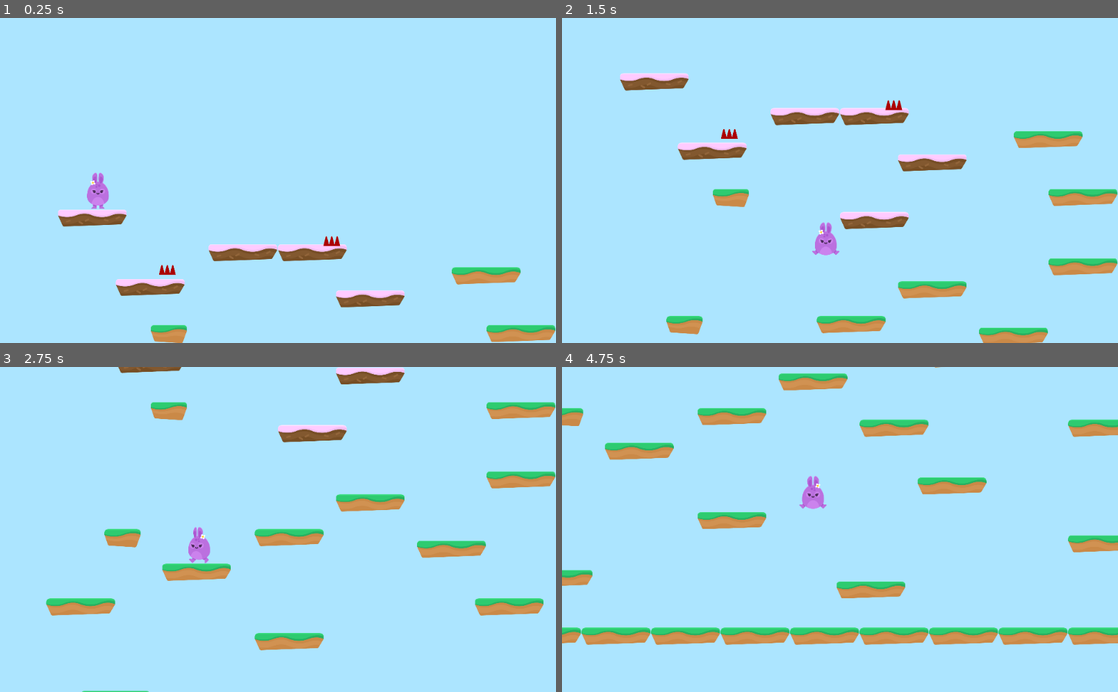
Above: before the commit, frames 1-4 (two rows, left to right).
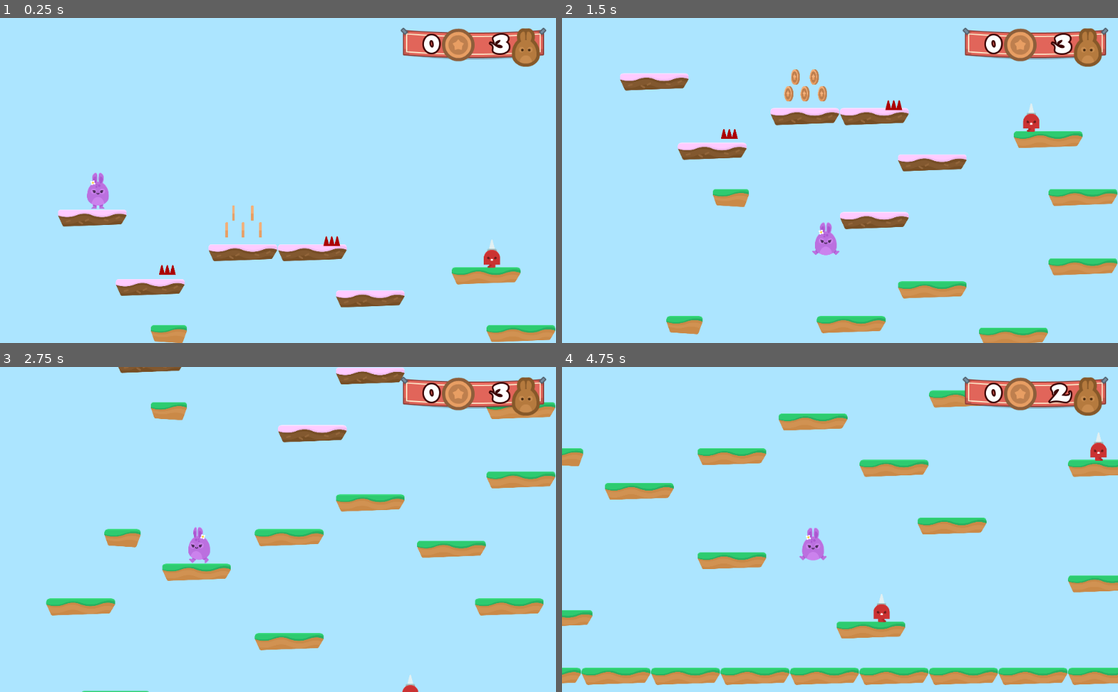
Above: after the commit, the same moments.

Repository: dmitryr117/godot_hoppydays
Game: Godot game, scene res://Levels/Level01.tscn
Two runs of this game, one before a commit and one after it. Both use one fixed random seed, a clock stepped at 60 frames per second and the inputs below.
Inputs:
- Up to frame 1 (0.25 s): no input
- Up to frame 2 (1.5 s): hold D (right) from 0.53 s (still down); tap Space (jump) at 0.77 s
- Up to frame 3 (2.75 s): tap Space (jump) at 1.52 s; release D (right) at 2.03 s; hold A (left) from 2.03 s (still down)
- Up to frame 4 (4.75 s): release A (left) at 2.78 s; hold D (right) 2.78-4.28 s; tap Space (jump) at 3.02, 3.77, 4.52 s; hold A (left) from 4.28 s (still down)

The runs differ from the first frame. In frame 1, 2.6% of the frame differs, in the area x 40-99%, y 2-77%; in frame 2, 2.8%; in frame 3, 2.3%; in frame 4, 24%, in the area x 0-100%, y 0-98%.

Commit message:
Prototype with randomized NPC movement

Diff:
--- /dev/null
+++ b/GUI/GUI.gd
@@ -0,0 +1,10 @@
+extends CanvasLayer
+
+func _ready():
+	pass
+
+func update_lives(lives):
+	$Control/TextureRect/HBoxContainer/LifeCount.text = str(lives)
+
+func update_coins(coins):
+	$Control/TextureRect/HBoxContainer/CoinCount.text = str(coins)
--- /dev/null
+++ b/GUI/GUI.tscn
@@ -0,0 +1,80 @@
+[gd_scene load_steps=7 format=2]
+
+[ext_resource path="res://GFX/HUD/coin_bronze.png" type="Texture" id=1]
+[ext_resource path="res://Fonts/candles_.ttf" type="DynamicFontData" id=2]
+[ext_resource path="res://GFX/HUD/lifes.png" type="Texture" id=3]
+[ext_resource path="res://GFX/HUD/bannerHanging.png" type="Texture" id=4]
+[ext_resource path="res://GUI/GUI.gd" type="Script" id=5]
+
+[sub_resource type="DynamicFont" id=1]
+size = 45
+outline_size = 3
+outline_color = Color( 0.227451, 0, 0, 1 )
+use_filter = true
+font_data = ExtResource( 2 )
+
+[node name="GUI" type="CanvasLayer" groups=[
+"GUI",
+]]
+script = ExtResource( 5 )
+
+[node name="Control" type="Control" parent="."]
+anchor_right = 1.0
+anchor_bottom = 1.0
+__meta__ = {
+"_edit_use_anchors_": false
+}
+
+[node name="TextureRect" type="TextureRect" parent="Control"]
+anchor_left = 1.0
+anchor_right = 1.0
+margin_left = -286.0
+margin_top = 18.0
+margin_bottom = 59.0
+texture = ExtResource( 4 )
+__meta__ = {
+"_edit_use_anchors_": false
+}
+
+[node name="HBoxContainer" type="HBoxContainer" parent="Control/TextureRect"]
+anchor_right = 1.0
+anchor_bottom = 1.0
+margin_left = 12.0
+margin_top = 0.826614
+margin_right = -30.0
+margin_bottom = 12.8266
+alignment = 1
+__meta__ = {
+"_edit_use_anchors_": false
+}
+
+[node name="CoinCount" type="Label" parent="Control/TextureRect/HBoxContainer"]
+margin_top = 6.0
+margin_right = 60.0
+margin_bottom = 64.0
+size_flags_horizontal = 3
+custom_fonts/font = SubResource( 1 )
+text = "0"
+align = 2
+
+[node name="CoinIcon" type="TextureRect" parent="Control/TextureRect/HBoxContainer"]
+margin_left = 64.0
+margin_right = 124.0
+margin_bottom = 71.0
+texture = ExtResource( 1 )
+
+[node name="LifeCount" type="Label" parent="Control/TextureRect/HBoxContainer"]
+margin_left = 128.0
+margin_top = 6.0
+margin_right = 188.0
+margin_bottom = 64.0
+size_flags_horizontal = 3
+custom_fonts/font = SubResource( 1 )
+text = "0"
+align = 2
+
+[node name="LifeIcon" type="TextureRect" parent="Control/TextureRect/HBoxContainer"]
+margin_left = 192.0
+margin_right = 244.0
+margin_bottom = 71.0
+texture = ExtResource( 3 )
--- a/Hazards/Hazards.gd
+++ b/Hazards/Hazards.gd
@@ -1,5 +1,5 @@
 extends Area2D
 
 func _on_SpikeTop_body_entered(body):
-	print('Entered zone')
-	body.hurt()
+	#body.hurt()
+	get_tree().call_group("Gamestate", "hurt")
--- /dev/null
+++ b/Items/Coin.gd
@@ -0,0 +1,13 @@
+extends Node2D
+
+var taken = false
+
+func _on_Area2D_body_entered(body):
+	if not taken:
+		taken = true
+		$AnimationPlayer.play("Die")
+		$AudioStreamPlayer2D.play()
+		get_tree().call_group("Gamestate", "coin_up")
+
+func die():
+	queue_free()
--- /dev/null
+++ b/Items/Coin.tscn
@@ -0,0 +1,72 @@
+[gd_scene load_steps=10 format=2]
+
+[ext_resource path="res://SFX/coin_SFX.wav" type="AudioStream" id=1]
+[ext_resource path="res://GFX/Items/bronze_4.png" type="Texture" id=2]
+[ext_resource path="res://GFX/Items/bronze_1.png" type="Texture" id=3]
+[ext_resource path="res://GFX/Items/bronze_3.png" type="Texture" id=4]
+[ext_resource path="res://GFX/Items/bronze_2.png" type="Texture" id=5]
+[ext_resource path="res://Items/Coin.gd" type="Script" id=6]
+
+[sub_resource type="SpriteFrames" id=1]
+animations = [ {
+"frames": [ ExtResource( 3 ), ExtResource( 5 ), ExtResource( 4 ), ExtResource( 2 ), ExtResource( 4 ), ExtResource( 5 ) ],
+"loop": true,
+"name": "spin",
+"speed": 9.0
+} ]
+
+[sub_resource type="CircleShape2D" id=2]
+radius = 42.5478
+
+[sub_resource type="Animation" id=3]
+resource_name = "Die"
+length = 0.5
+tracks/0/type = "value"
+tracks/0/path = NodePath(".:scale")
+tracks/0/interp = 1
+tracks/0/loop_wrap = true
+tracks/0/imported = false
+tracks/0/enabled = true
+tracks/0/keys = {
+"times": PoolRealArray( 0, 0.2, 0.5 ),
+"transitions": PoolRealArray( 1, 1, 1 ),
+"update": 0,
+"values": [ Vector2( 1, 1 ), Vector2( 1.5, 1.5 ), Vector2( 0.01, 0.01 ) ]
+}
+tracks/1/type = "method"
+tracks/1/path = NodePath(".")
+tracks/1/interp = 1
+tracks/1/loop_wrap = true
+tracks/1/imported = false
+tracks/1/enabled = true
+tracks/1/keys = {
+"times": PoolRealArray( 0.5 ),
+"transitions": PoolRealArray( 1 ),
+"values": [ {
+"args": [  ],
+"method": "die"
+} ]
+}
+
+[node name="Coin" type="Node2D"]
+script = ExtResource( 6 )
+
+[node name="AnimatedSprite" type="AnimatedSprite" parent="."]
+frames = SubResource( 1 )
+animation = "spin"
+frame = 1
+playing = true
+
+[node name="Area2D" type="Area2D" parent="."]
+collision_layer = 8
+
+[node name="CollisionShape2D" type="CollisionShape2D" parent="Area2D"]
+shape = SubResource( 2 )
+
+[node name="AudioStreamPlayer2D" type="AudioStreamPlayer2D" parent="."]
+stream = ExtResource( 1 )
+volume_db = -4.0
+
+[node name="AnimationPlayer" type="AnimationPlayer" parent="."]
+anims/Die = SubResource( 3 )
+[connection signal="body_entered" from="Area2D" to="." method="_on_Area2D_body_entered"]
--- /dev/null
+++ b/Items/JumpPad.gd
@@ -0,0 +1,5 @@
+extends Area2D
+
+func _on_JumpPad_body_entered(body):
+	$AnimationPlayer.play("boost")
+	body.boost()
--- /dev/null
+++ b/Items/JumpPad.tscn
@@ -0,0 +1,56 @@
+[gd_scene load_steps=8 format=2]
+
+[ext_resource path="res://GFX/Items/spring_in.png" type="Texture" id=1]
+[ext_resource path="res://GFX/Items/spring.png" type="Texture" id=2]
+[ext_resource path="res://GFX/Items/spring_out.png" type="Texture" id=3]
+[ext_resource path="res://Items/JumpPad.gd" type="Script" id=4]
+
+[sub_resource type="SpriteFrames" id=1]
+animations = [ {
+"frames": [ ExtResource( 2 ), ExtResource( 1 ) ],
+"loop": true,
+"name": "default",
+"speed": 1.5
+}, {
+"frames": [ ExtResource( 1 ), ExtResource( 3 ) ],
+"loop": false,
+"name": "Boost",
+"speed": 3.0
+} ]
+
+[sub_resource type="RectangleShape2D" id=2]
+extents = Vector2( 71.7992, 34.8941 )
+
+[sub_resource type="Animation" id=3]
+resource_name = "boost"
+length = 2.0
+tracks/0/type = "value"
+tracks/0/path = NodePath("AnimatedSprite:animation")
+tracks/0/interp = 1
+tracks/0/loop_wrap = true
+tracks/0/imported = false
+tracks/0/enabled = true
+tracks/0/keys = {
+"times": PoolRealArray( 0, 1.3, 1.6 ),
+"transitions": PoolRealArray( 1, 1, 1 ),
+"update": 1,
+"values": [ "Boost", "Boost", "default" ]
+}
+
+[node name="JumpPad" type="Area2D"]
+collision_layer = 8
+script = ExtResource( 4 )
+
+[node name="AnimatedSprite" type="AnimatedSprite" parent="."]
+position = Vector2( -3.51611, -3.05176e-05 )
+frames = SubResource( 1 )
+frame = 1
+playing = true
+
+[node name="CollisionShape2D" type="CollisionShape2D" parent="."]
+position = Vector2( -3.25447, 1.25172 )
+shape = SubResource( 2 )
+
+[node name="AnimationPlayer" type="AnimationPlayer" parent="."]
+anims/boost = SubResource( 3 )
+[connection signal="body_entered" from="." to="." method="_on_JumpPad_body_entered"]
--- /dev/null
+++ b/Items/Portal.gd
@@ -0,0 +1,4 @@
+extends Node2D
+
+func _on_Area2D_body_entered(body):
+	get_tree().call_group("Gamestate", "win_game")
--- /dev/null
+++ b/Items/Portal.tscn
@@ -0,0 +1,61 @@
+[gd_scene load_steps=7 format=2]
+
+[ext_resource path="res://GFX/Items/portal_yellow.png" type="Texture" id=1]
+[ext_resource path="res://GFX/Particles/portal_yellowParticle.png" type="Texture" id=2]
+[ext_resource path="res://Items/Portal.gd" type="Script" id=3]
+
+[sub_resource type="RectangleShape2D" id=1]
+extents = Vector2( 86.548, 33.9772 )
+
+[sub_resource type="Animation" id=2]
+resource_name = "PortalStretch"
+length = 2.0
+loop = true
+step = 1.0
+tracks/0/type = "value"
+tracks/0/path = NodePath(".:scale")
+tracks/0/interp = 1
+tracks/0/loop_wrap = true
+tracks/0/imported = false
+tracks/0/enabled = true
+tracks/0/keys = {
+"times": PoolRealArray( 0.1, 1 ),
+"transitions": PoolRealArray( 1, 1 ),
+"update": 0,
+"values": [ Vector2( 1, 1 ), Vector2( 1.25, 1 ) ]
+}
+
+[sub_resource type="ParticlesMaterial" id=3]
+emission_shape = 1
+emission_sphere_radius = 128.0
+flag_disable_z = true
+gravity = Vector3( 0, 0, 0 )
+orbit_velocity = 0.05
+orbit_velocity_random = 0.2
+radial_accel = 8.0
+radial_accel_random = 0.5
+
+[node name="Portal" type="Node2D"]
+script = ExtResource( 3 )
+
+[node name="Area2D" type="Area2D" parent="."]
+scale = Vector2( 1.02273, 1 )
+collision_layer = 0
+
+[node name="Sprite" type="Sprite" parent="Area2D"]
+texture = ExtResource( 1 )
+
+[node name="CollisionShape2D" type="CollisionShape2D" parent="Area2D"]
+shape = SubResource( 1 )
+
+[node name="AnimationPlayer" type="AnimationPlayer" parent="Area2D"]
+autoplay = "PortalStretch"
+anims/PortalStretch = SubResource( 2 )
+
+[node name="Particles2D" type="Particles2D" parent="Area2D"]
+amount = 16
+lifetime = 2.0
+randomness = 1.0
+process_material = SubResource( 3 )
+texture = ExtResource( 2 )
+[connection signal="body_entered" from="Area2D" to="." method="_on_Area2D_body_entered"]
--- /dev/null
+++ b/Levels/GameState.gd
@@ -0,0 +1,36 @@
+extends Node2D
+
+var lives = 3
+var coins = 0
+var life_cost = 10
+
+func _ready():
+	add_to_group("Gamestate")
+	update_lives(lives)
+
+func update_lives(lives):
+	get_tree().call_group("GUI", "update_lives", lives)
+
+func hurt():
+	lives -= 1
+	$Player.hurt()
+	update_lives(lives)
+	if lives < 0:
+		end_game()
+
+func coin_up():
+	coins += 1
+	get_tree().call_group("GUI", "update_coins", coins)
+	var coin_multiple = (coins % life_cost) == 0
+	if coin_multiple:
+		life_up()
+
+func life_up():
+	lives += 1
+	update_lives(lives)
+
+func end_game():
+	get_tree().change_scene("res://Levels/GameOver.tscn")
+
+func win_game():
+	get_tree().change_scene("res://Levels/Victory.tscn")
--- a/Levels/Level01.tscn
+++ b/Levels/Level01.tscn
@@ -1,11 +1,19 @@
-[gd_scene load_steps=5 format=2]
+[gd_scene load_steps=12 format=2]
 
 [ext_resource path="res://Player/Player.tscn" type="PackedScene" id=1]
 [ext_resource path="res://Levels/Tileset.tres" type="TileSet" id=2]
 [ext_resource path="res://Hazards/SpikeTop.tscn" type="PackedScene" id=3]
 [ext_resource path="res://SFX/Chiptune_Adventures_1.ogg" type="AudioStream" id=4]
+[ext_resource path="res://Items/JumpPad.tscn" type="PackedScene" id=5]
+[ext_resource path="res://Levels/GameState.gd" type="Script" id=6]
+[ext_resource path="res://GUI/GUI.tscn" type="PackedScene" id=7]
+[ext_resource path="res://Items/Coin.tscn" type="PackedScene" id=8]
+[ext_resource path="res://NPCs/SpikeMan.tscn" type="PackedScene" id=9]
+[ext_resource path="res://NPCs/Cloud.tscn" type="PackedScene" id=10]
+[ext_resource path="res://Items/Portal.tscn" type="PackedScene" id=11]
 
 [node name="Level1" type="Node2D"]
+script = ExtResource( 6 )
 
 [node name="Player" parent="." instance=ExtResource( 1 )]
 
@@ -23,7 +31,72 @@
 [node name="SpikeTop2" parent="Hazards" instance=ExtResource( 3 )]
 position = Vector2( 1833.08, 688.016 )
 
+[node name="NPCs" type="Node" parent="."]
+
+[node name="SpikeMan" parent="NPCs" instance=ExtResource( 9 )]
+position = Vector2( 2690.48, 756.266 )
+
+[node name="SpikeMan2" parent="NPCs" instance=ExtResource( 9 )]
+position = Vector2( 3647.51, 1846.4 )
+
+[node name="SpikeMan3" parent="NPCs" instance=ExtResource( 9 )]
+position = Vector2( 2367.24, 2740.05 )
+
+[node name="Cloud" parent="NPCs" instance=ExtResource( 10 )]
+position = Vector2( 3792.67, 929.247 )
+
+[node name="CoinsCluster" type="Node" parent="."]
+
+[node name="Coin" parent="CoinsCluster" instance=ExtResource( 8 )]
+position = Vector2( 1253.42, 625.371 )
+
+[node name="Coin2" parent="CoinsCluster" instance=ExtResource( 8 )]
+position = Vector2( 1343.42, 625.371 )
+
+[node name="Coin3" parent="CoinsCluster" instance=ExtResource( 8 )]
+position = Vector2( 1439.42, 625.371 )
+
+[node name="Coin4" parent="CoinsCluster" instance=ExtResource( 8 )]
+position = Vector2( 1393.98, 532.216 )
+
+[node name="Coin5" parent="CoinsCluster" instance=ExtResource( 8 )]
+position = Vector2( 1289.98, 532.216 )
+
+[node name="Coin6" parent="CoinsCluster" instance=ExtResource( 8 )]
+position = Vector2( 4598.03, 1981.53 )
+
+[node name="Coin7" parent="CoinsCluster" instance=ExtResource( 8 )]
+position = Vector2( 4494.03, 1851.39 )
+
+[node name="Coin8" parent="CoinsCluster" instance=ExtResource( 8 )]
+position = Vector2( 4606.03, 1714.4 )
+
+[node name="Coin9" parent="CoinsCluster" instance=ExtResource( 8 )]
+position = Vector2( 4486.03, 1570.55 )
+
+[node name="Coin10" parent="CoinsCluster" instance=ExtResource( 8 )]
+position = Vector2( 4590.03, 1434.55 )
+
+[node name="Coin11" parent="CoinsCluster" instance=ExtResource( 8 )]
+position = Vector2( 4478.03, 1298.55 )
+
+[node name="Coin12" parent="CoinsCluster" instance=ExtResource( 8 )]
+position = Vector2( 4582.03, 1154.55 )
+
+[node name="Coin13" parent="CoinsCluster" instance=ExtResource( 8 )]
+position = Vector2( 4478.03, 1026.55 )
+
+[node name="JumpPads" type="Node" parent="."]
+
+[node name="JumpPad" parent="JumpPads" instance=ExtResource( 5 )]
+position = Vector2( 4538.69, 2205.9 )
+
 [node name="BGMusic" type="AudioStreamPlayer" parent="."]
 stream = ExtResource( 4 )
 volume_db = -6.0
 autoplay = true
+
+[node name="GUI" parent="." instance=ExtResource( 7 )]
+
+[node name="Portal" parent="." instance=ExtResource( 11 )]
+position = Vector2( 5871.01, 1138.1 )
--- /dev/null
+++ b/Levels/Victory.tscn
@@ -0,0 +1,25 @@
+[gd_scene load_steps=2 format=2]
+
+[ext_resource path="res://Levels/GameOver.tscn" type="PackedScene" id=1]
+
+[node name="Victory" instance=ExtResource( 1 )]
+
+[node name="VBoxContainer" parent="CenterContainer" index="0"]
+margin_left = 276.0
+margin_right = 748.0
+
+[node name="Label" parent="CenterContainer/VBoxContainer" index="0"]
+margin_right = 472.0
+text = "You Win!"
+
+[node name="HBoxContainer" parent="CenterContainer/VBoxContainer" index="1"]
+margin_right = 472.0
+
+[node name="RestartGame" parent="CenterContainer/VBoxContainer/HBoxContainer" index="0"]
+margin_left = 0.0
+margin_right = 52.0
+
+[node name="Label" parent="CenterContainer/VBoxContainer/HBoxContainer" index="1"]
+margin_left = 82.0
+margin_right = 472.0
+text = "Play Again!"
--- /dev/null
+++ b/NPCs/AnimationPlayer.gd
@@ -0,0 +1,12 @@
+extends AnimationPlayer
+
+
+func _ready():
+	randomize()
+	var anim_length = get_animation(get_autoplay()).length
+	play(get_autoplay())
+	var offset : float = randf() * anim_length
+	print(anim_length)
+	print(offset)
+	advance(offset)
+	#seek(offset, true)
--- /dev/null
+++ b/NPCs/Cloud.gd
@@ -0,0 +1,17 @@
+extends Node2D
+
+var timeout = false
+
+func _process(delta):
+	if $Sprite/RayCast2D.is_colliding():
+		fire()
+
+func fire():
+	if not timeout:
+		$Sprite/RayCast2D.add_child(load("res://NPCs/Lightning.tscn").instance())
+		$Sprite/Timer.start()
+		timeout = true
+
+
+func _on_Timer_timeout():
+	timeout = false
--- /dev/null
+++ b/NPCs/Cloud.tscn
@@ -0,0 +1,42 @@
+[gd_scene load_steps=4 format=2]
+
+[ext_resource path="res://GFX/Enemies/cloud.png" type="Texture" id=1]
+[ext_resource path="res://NPCs/Cloud.gd" type="Script" id=2]
+
+[sub_resource type="Animation" id=1]
+resource_name = "CloudDrift"
+length = 8.0
+loop = true
+step = 1.0
+tracks/0/type = "value"
+tracks/0/path = NodePath(".:position")
+tracks/0/interp = 1
+tracks/0/loop_wrap = true
+tracks/0/imported = false
+tracks/0/enabled = true
+tracks/0/keys = {
+"times": PoolRealArray( 0, 2, 6, 8 ),
+"transitions": PoolRealArray( 1, 1, 1, 1 ),
+"update": 0,
+"values": [ Vector2( 0, 0 ), Vector2( -500, 0 ), Vector2( 500, 0 ), Vector2( 0, 0 ) ]
+}
+
+[node name="Cloud" type="Node2D"]
+script = ExtResource( 2 )
+
+[node name="Sprite" type="Sprite" parent="."]
+self_modulate = Color( 0.505882, 0.505882, 0.505882, 1 )
+texture = ExtResource( 1 )
+
+[node name="AnimationPlayer" type="AnimationPlayer" parent="Sprite"]
+autoplay = "CloudDrift"
+anims/CloudDrift = SubResource( 1 )
+
+[node name="Timer" type="Timer" parent="Sprite"]
+wait_time = 2.0
+
+[node name="RayCast2D" type="RayCast2D" parent="Sprite"]
+position = Vector2( 0, 60 )
+enabled = true
+cast_to = Vector2( 0, 750 )
+[connection signal="timeout" from="Sprite/Timer" to="." method="_on_Timer_timeout"]
--- /dev/null
+++ b/NPCs/Lightning.gd
@@ -0,0 +1,21 @@
+extends Node2D
+
+const SPEED = 300
+
+func _ready():
+	set_as_toplevel(true)
+	global_position = get_parent().global_position
+
+func _process(delta):
+	position.y += SPEED * delta
+	manage_collision()
+
+func manage_collision():
+	var collider = $Area2D.get_overlapping_bodies()
+	for object in collider:
+		if object.name == "Player":
+			get_tree().call_group("Gamestate", "hurt")
+		queue_free()
+
+func _on_VisibilityNotifier2D_screen_exited():
+	queue_free()
--- /dev/null
+++ b/NPCs/Lightning.tscn
@@ -0,0 +1,33 @@
+[gd_scene load_steps=6 format=2]
+
+[ext_resource path="res://GFX/Particles/lighting_yellow.png" type="Texture" id=1]
+[ext_resource path="res://GFX/Particles/lighting_blue.png" type="Texture" id=2]
+[ext_resource path="res://NPCs/Lightning.gd" type="Script" id=3]
+
+[sub_resource type="SpriteFrames" id=1]
+animations = [ {
+"frames": [ ExtResource( 2 ), ExtResource( 1 ) ],
+"loop": true,
+"name": "default",
+"speed": 5.0
+} ]
+
+[sub_resource type="RectangleShape2D" id=2]
+extents = Vector2( 26.2171, 56.5226 )
+
+[node name="Lightning" type="Node2D"]
+script = ExtResource( 3 )
+
+[node name="Area2D" type="Area2D" parent="."]
+collision_layer = 4
+collision_mask = 3
+
+[node name="AnimatedSprite" type="AnimatedSprite" parent="Area2D"]
+frames = SubResource( 1 )
+frame = 1
+
+[node name="CollisionShape2D" type="CollisionShape2D" parent="Area2D"]
+shape = SubResource( 2 )
+
+[node name="VisibilityNotifier2D" type="VisibilityNotifier2D" parent="Area2D"]
+[connection signal="screen_exited" from="Area2D/VisibilityNotifier2D" to="." method="_on_VisibilityNotifier2D_screen_exited"]
--- /dev/null
+++ b/NPCs/SpikeMan.tscn
@@ -0,0 +1,87 @@
+[gd_scene load_steps=9 format=2]
+
+[ext_resource path="res://GFX/Enemies/spikeMan_walk2.png" type="Texture" id=1]
+[ext_resource path="res://GFX/Enemies/spikeMan_walk1.png" type="Texture" id=2]
+[ext_resource path="res://GFX/Enemies/spikeMan_stand.png" type="Texture" id=3]
+[ext_resource path="res://Hazards/Hazards.gd" type="Script" id=4]
+[ext_resource path="res://NPCs/AnimationPlayer.gd" type="Script" id=5]
+
+[sub_resource type="SpriteFrames" id=1]
+animations = [ {
+"frames": [ ExtResource( 2 ), ExtResource( 1 ) ],
+"loop": true,
+"name": "walk",
+"speed": 5.0
+}, {
+"frames": [ ExtResource( 3 ) ],
+"loop": true,
+"name": "stand",
+"speed": 5.0
+} ]
+
+[sub_resource type="CapsuleShape2D" id=2]
+radius = 46.1409
+height = 62.6563
+
+[sub_resource type="Animation" id=3]
+resource_name = "Spikeman"
+length = 6.0
+loop = true
+step = 1.0
+tracks/0/type = "value"
+tracks/0/path = NodePath(".:position")
+tracks/0/interp = 1
+tracks/0/loop_wrap = true
+tracks/0/imported = false
+tracks/0/enabled = true
+tracks/0/keys = {
+"times": PoolRealArray( 0, 1, 2, 3, 4, 5 ),
+"transitions": PoolRealArray( 1, 1, 1, 1, 1, 1 ),
+"update": 0,
+"values": [ Vector2( 0, 0 ), Vector2( -100, 0 ), Vector2( -100, 0 ), Vector2( 0, 0 ), Vector2( 100, 0 ), Vector2( 100, 0 ) ]
+}
+tracks/1/type = "value"
+tracks/1/path = NodePath("AnimatedSprite:animation")
+tracks/1/interp = 1
+tracks/1/loop_wrap = true
+tracks/1/imported = false
+tracks/1/enabled = true
+tracks/1/keys = {
+"times": PoolRealArray( 0, 1, 2, 2.001, 4, 4.001, 5 ),
+"transitions": PoolRealArray( 1, 1, 1, 1, 1, 1, 1 ),
+"update": 1,
+"values": [ "walk", "stand", "walk", "walk", "stand", "stand", "walk" ]
+}
+tracks/2/type = "value"
+tracks/2/path = NodePath("AnimatedSprite:flip_h")
+tracks/2/interp = 1
+tracks/2/loop_wrap = true
+tracks/2/imported = false
+tracks/2/enabled = true
+tracks/2/keys = {
+"times": PoolRealArray( 0, 1, 2, 4, 5 ),
+"transitions": PoolRealArray( 1, 1, 1, 1, 1 ),
+"update": 1,
+"values": [ true, true, false, false, true ]
+}
+
+[node name="SpikeMan" type="Node2D"]
+
+[node name="Area2D" type="Area2D" parent="."]
+collision_layer = 4
+script = ExtResource( 4 )
+
+[node name="AnimatedSprite" type="AnimatedSprite" parent="Area2D"]
+frames = SubResource( 1 )
+animation = "walk"
+playing = true
+flip_h = true
+
+[node name="CollisionShape2D" type="CollisionShape2D" parent="Area2D"]
+shape = SubResource( 2 )
+
+[node name="AnimationPlayer" type="AnimationPlayer" parent="Area2D"]
+autoplay = "Spikeman"
+anims/Spikeman = SubResource( 3 )
+script = ExtResource( 5 )
+[connection signal="body_entered" from="Area2D" to="Area2D" method="_on_SpikeTop_body_entered"]
--- a/Player/Player.gd
+++ b/Player/Player.gd
@@ -5,14 +5,13 @@
 const UP = Vector2(0, -1)
 const JUMP_SPEED = 2500
 const WORLD_LIMIT = 4000
+const BOOST_MULTIPLIER = 2
 
 signal animate
 
 var motion = Vector2(0, 0)
 var move_left = false
 var move_right = false
-
-var lives = 50
 
 func _ready():
 	pass
@@ -26,8 +25,8 @@
 
 func apply_gravity():
 	if position.y > WORLD_LIMIT:
-		end_game()
-	if is_on_floor() or is_on_ceiling():
+		get_tree().call_group("Gamestate", "end_game")
+	if ( is_on_floor() and motion.y > 0 ) or is_on_ceiling():
 		motion.y = GRAVITY
 	else:
 		motion.y += GRAVITY
@@ -53,16 +52,17 @@
 func animate():
 	emit_signal("animate", motion, is_on_floor())
 
-func end_game():
-	get_tree().change_scene("res://Levels/GameOver.tscn")
-
 func hurt():
-	motion.y = 0 #reset gravity motion speed.
-	position.y -= 2 # may need to adjust based on gravity and damage thresholds
+	#motion.y = 0 #reset gravity motion speed.
+	position.y -= 1 # may need to adjust based on gravity and damage thresholds
 	yield(get_tree(), "idle_frame")
 	motion.y = -JUMP_SPEED
-	lives -= 1
 	#$AudioStreamPlayer.stream = load("res://SFX/pain.ogg")
 	$PainSFX.play()
-	if lives < 0:
-		end_game()
+
+func boost():
+	#motion.y = 0 #reset gravity motion speed.
+	position.y -= 1 # may need to adjust based on gravity and damage thresholds
+	yield(get_tree(), "idle_frame")
+	$JumpSFX.play()
+	motion.y = -JUMP_SPEED * BOOST_MULTIPLIER
--- a/Player/Player.tscn
+++ b/Player/Player.tscn
@@ -15,7 +15,7 @@
 
 [node name="Player" type="KinematicBody2D"]
 position = Vector2( 541.579, 295.158 )
-collision_mask = 6
+collision_mask = 14
 script = ExtResource( 2 )
 __meta__ = {
 "_edit_group_": true
--- a/project.godot
+++ b/project.godot
@@ -43,6 +43,7 @@
 2d_physics/layer_1="Player"
 2d_physics/layer_2="Terrain"
 2d_physics/layer_3="Hazards"
+2d_physics/layer_4="Items"
 
 [rendering]
 
